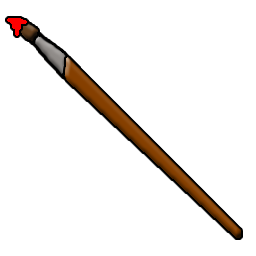
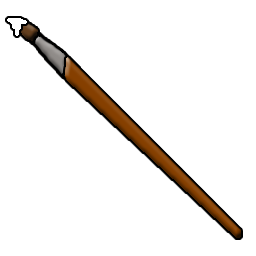
Layers edited between the first and the second 256 × 256 image:
painted on "Layer 5" over [7, 18, 27, 36]
painted on "Layer 2" over [7, 18, 27, 36]
